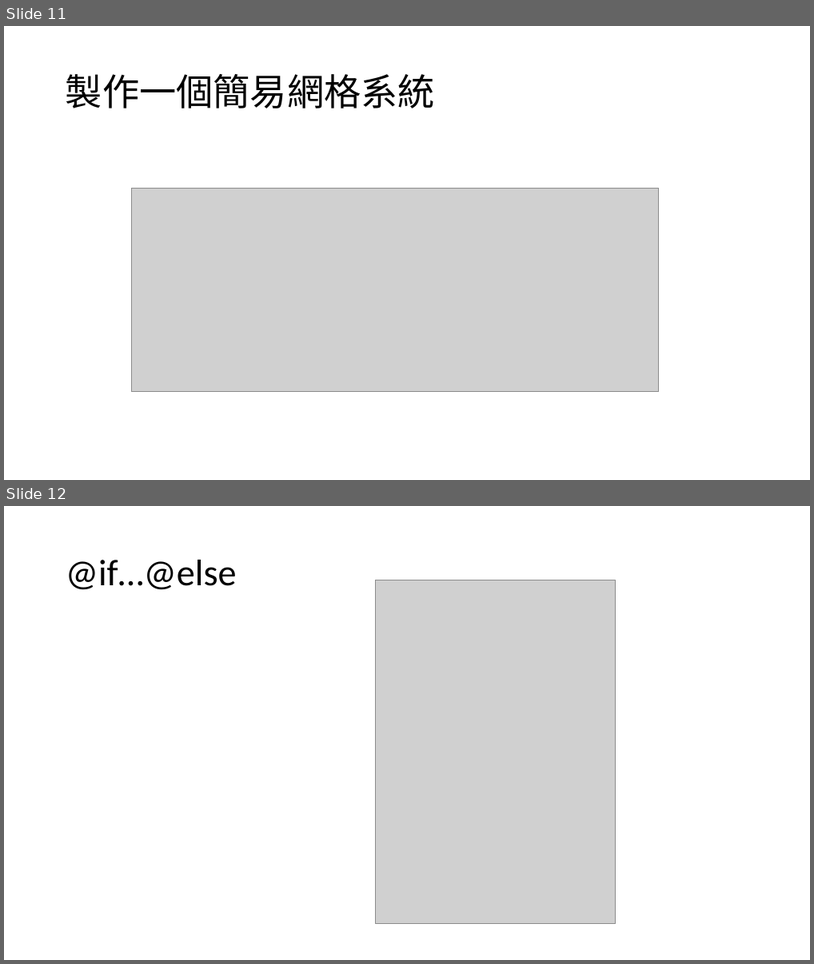
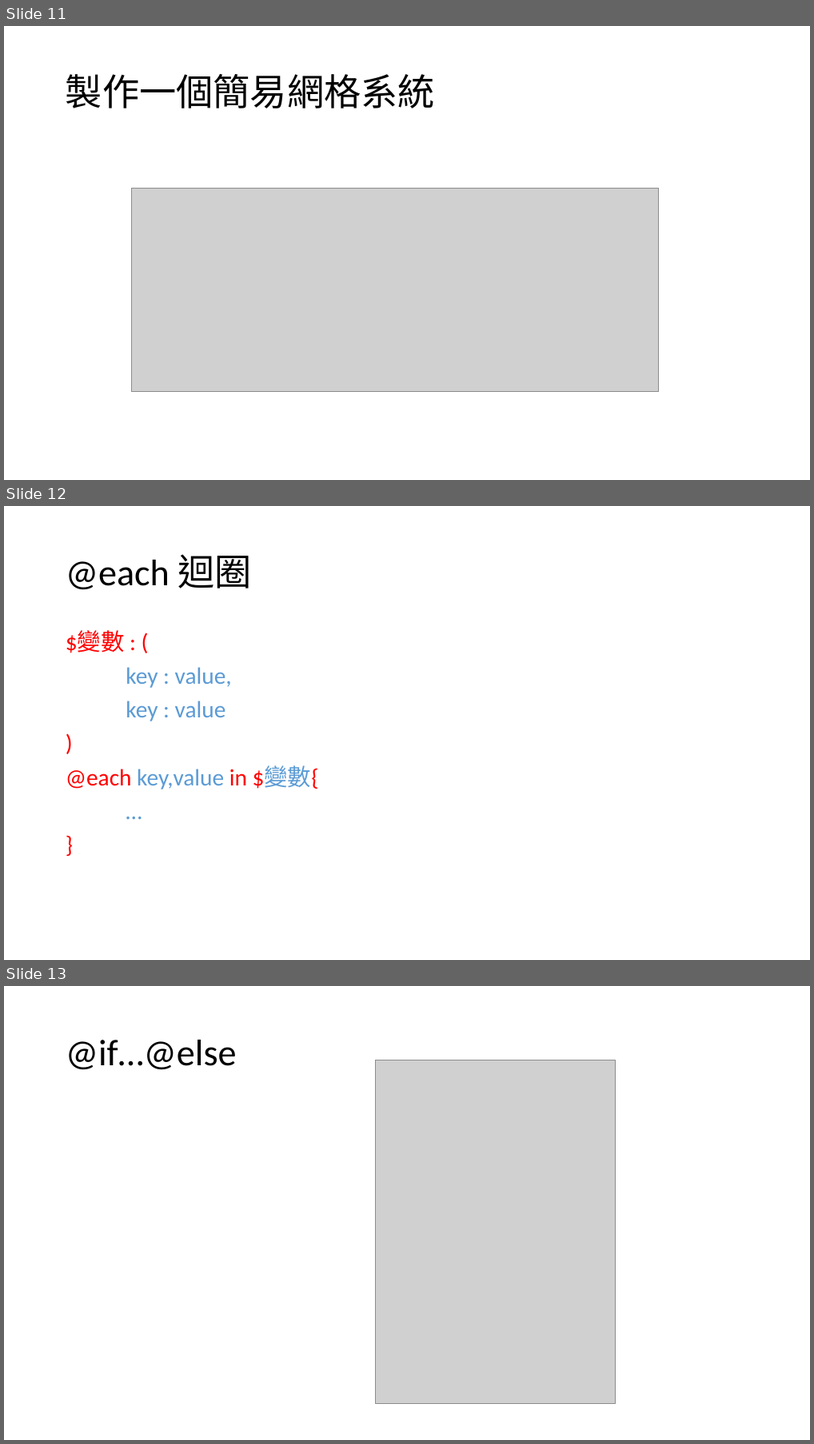
Before and after one commit to choco2001/ppt, a slide deck: sass.pptx. Shown one above the other, each under a label of ours: slides 11 and 12 before the commit, slides 11, 12 and 13 after it. The pictures are 814x964 and 814x1444 pixels, drawn with LibreOffice and Linux fonts; fonts in the diff are those of the drawing; grey boxes stand for pictures. Boxes give left, top, right and bottom in pixels: in the first picture for what was removed or moved away, otherwise in the second. Text is boxed around its words. In the diff, an @@ line names an element or a change of style, - is before the commit and + after.

```diff
--- a/sass.pptx
+++ b/sass.pptx
@@ slide 12 added at bbox=[4, 506, 810, 960], background #FFFFFF @@
@@ title added at bbox=[66, 554, 252, 590], 44 pt, text #000000 @@
+@each 迴圈
@@ text added at bbox=[66, 630, 319, 789], 28 pt, text #5B9BD5 @@
+$變數 : (
+key : value,
+key : value
+)
+@each key,value in $變數{
+…
+}
@@ what was slide 12 is now slide 13 @@
```
Also in this commit, not shown: 2 slides changed, 1 other slide added.
